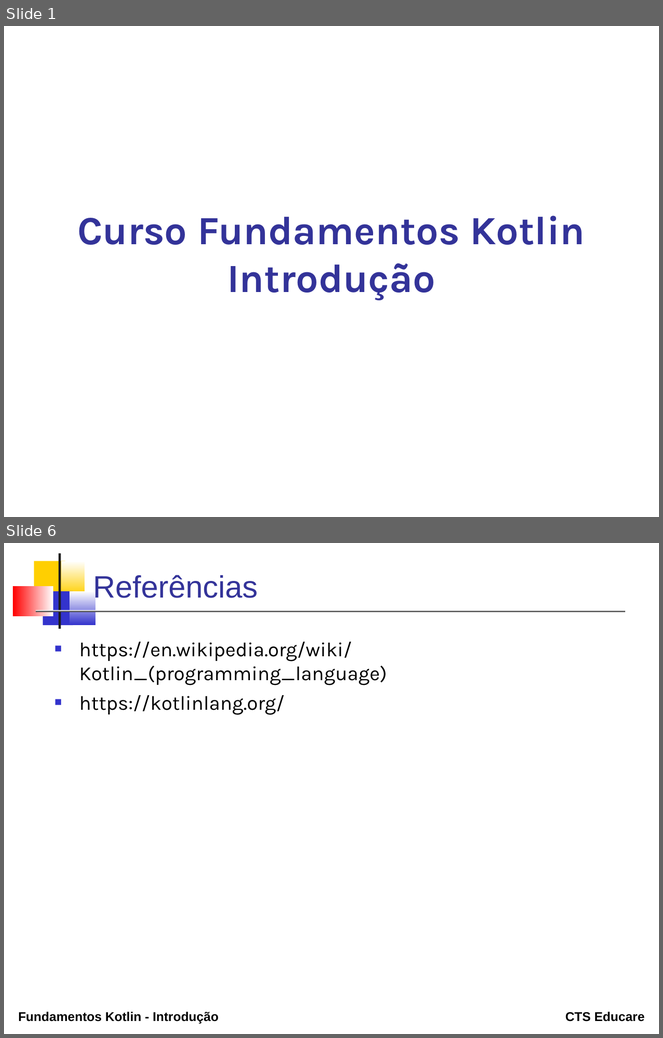
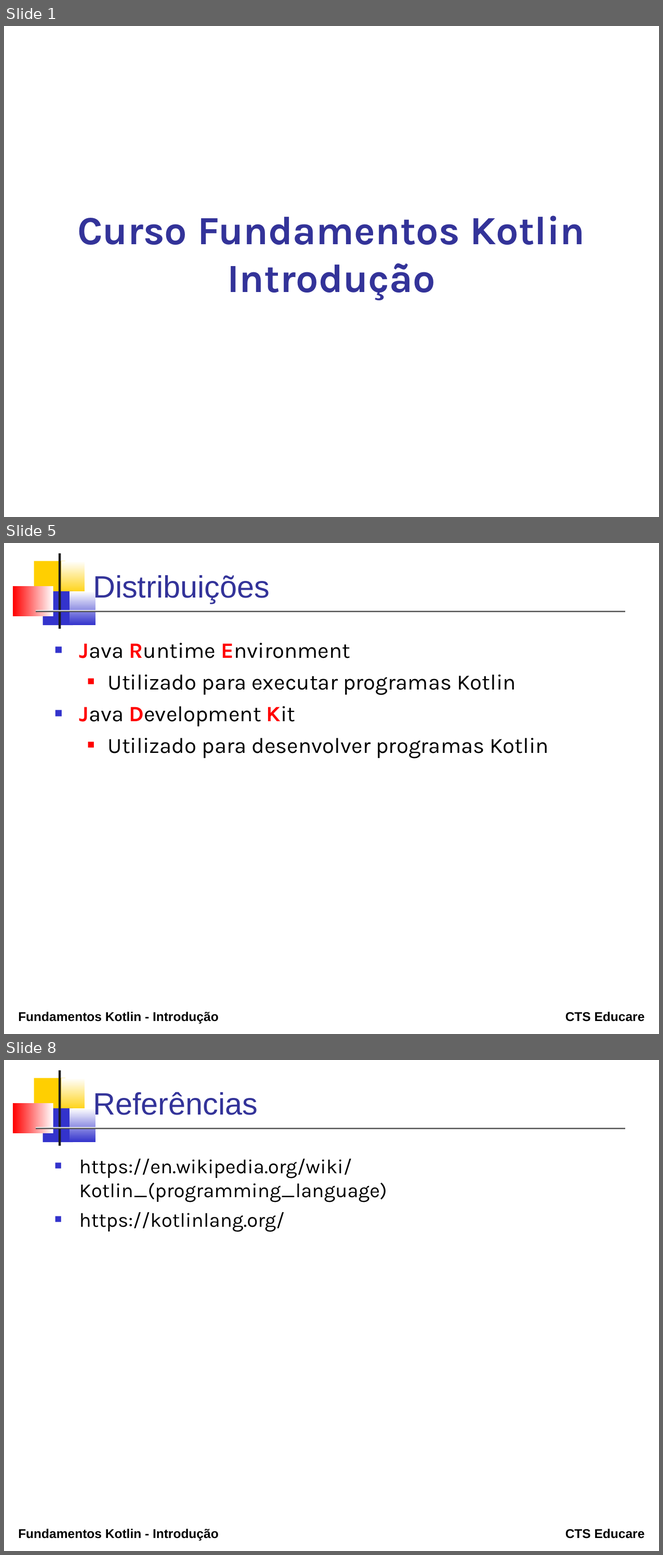
Before and after one commit to erosvitor/curso-kotlin-fundamentos, a slide deck: topicos/01_introducao/Introducao.odp. Shown one above the other, each under a label of ours: slides 1 and 6 before the commit, slides 1, 5 and 8 after it; the slides between them are not shown. The pictures are 663x1038 and 663x1555 pixels, drawn with LibreOffice and Linux fonts; fonts in the diff are those of the drawing. Boxes give left, top, right and bottom in pixels: in the first picture for what was removed or moved away, otherwise in the second. Text is boxed around its words. In the diff, an @@ line names an element or a change of style, - is before the commit and + after.

```diff
--- a/topicos/01_introducao/Introducao.odp
+++ b/topicos/01_introducao/Introducao.odp
@@ slide 5 added at bbox=[4, 543, 659, 1034], background #FFFFFF; not listed: 9 template elements that a slide beside it also shows @@
@@ title added at bbox=[93, 575, 270, 603], 34 pt, text #333399 @@
+Distribuições
@@ text added at bbox=[79, 643, 549, 759], 24 pt, text #000000 @@
+■ Java Runtime Environment
+  ■ Utilizado para executar programas Kotlin
+■ Java Development Kit
+  ■ Utilizado para desenvolver programas Kotlin
@@ what was slide 6 is now slide 8 @@
```
Also in this commit, not shown: 4 slides changed, 1 other slide added, 20 other files.
